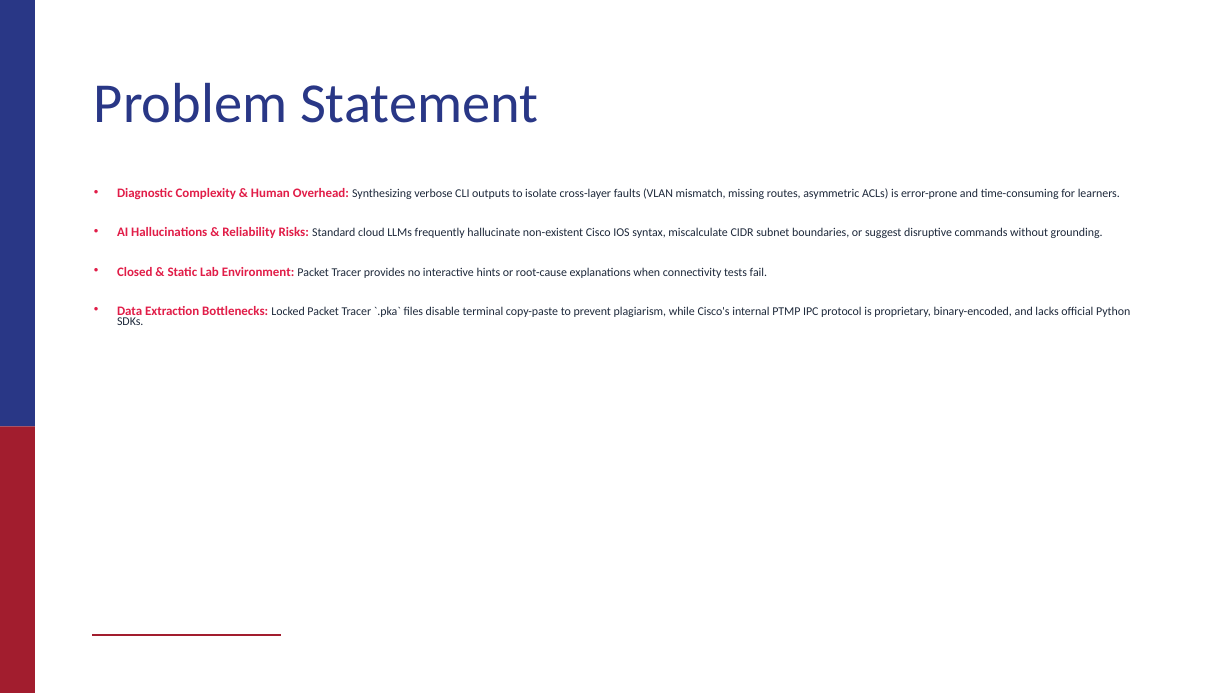
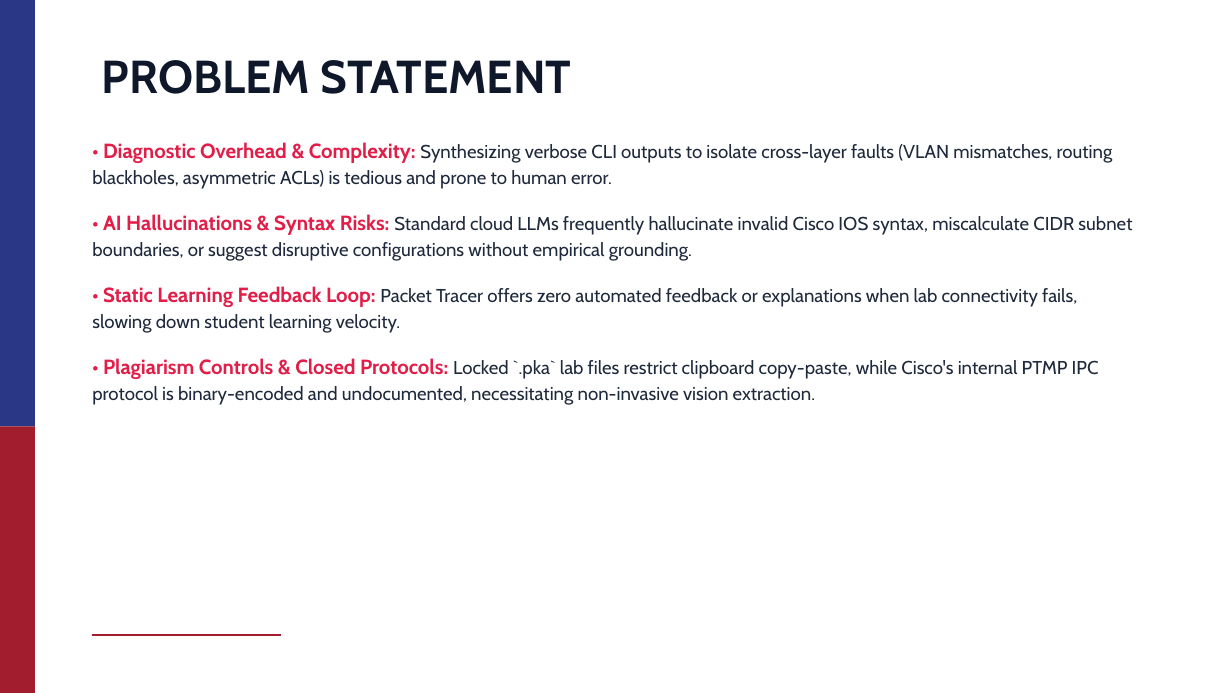
Before and after one commit to sanidhyaagrawal17/netsage-ai, a slide deck: slide 4 of docs/NetSage_AI_Synopsis_Presentation.pptx. Drawn at 1232x693 pixels with LibreOffice and Linux fonts; fonts in the diff are those of the drawing; background and template pictures are left out. Boxes give left, top, right and bottom in pixels: in the first picture for what was removed or moved away, otherwise in the second. Text is boxed around its words. In the diff, an @@ line names an element or a change of style, - is before the commit and + after.

Commit message:
docs: increase font sizes and standardize typography hierarchy across all slides

```diff
--- a/docs/NetSage_AI_Synopsis_Presentation.pptx
+++ b/docs/NetSage_AI_Synopsis_Presentation.pptx
@@ title at (x1=102, y1=60, x2=571, y2=94): text changed; size 44 to 36 pt; font Calibri to Cabin; text colour #293786 to #0F172A; bold on @@
-Problem Statement
+PROBLEM STATEMENT
@@ text at (x1=92, y1=142, x2=1132, y2=405): text changed; size 9.3 to 14.5 pt; font Calibri to Cabin @@
-• Diagnostic Complexity & Human Overhead: Synthesizing verbose CLI outputs to isolate cross-layer faults (VLAN mismatch, missing routes, asymmetric ACLs) is error-prone and time-consuming for learners.
-• AI Hallucinations & Reliability Risks: Standard cloud LLMs frequently hallucinate non-existent Cisco IOS syntax, miscalculate CIDR subnet boundaries, or suggest disruptive commands without grounding.
-• Closed & Static Lab Environment: Packet Tracer provides no interactive hints or root-cause explanations when connectivity tests fail.
-• Data Extraction Bottlenecks: Locked Packet Tracer `.pka` files disable terminal copy-paste to prevent plagiarism, while Cisco's internal PTMP IPC protocol is proprietary, binary-encoded, and lacks official Python SDKs.
+• Diagnostic Overhead & Complexity: Synthesizing verbose CLI outputs to isolate cross-layer faults (VLAN mismatches, routing blackholes, asymmetric ACLs) is tedious and prone to human error.
+• AI Hallucinations & Syntax Risks: Standard cloud LLMs frequently hallucinate invalid Cisco IOS syntax, miscalculate CIDR subnet boundaries, or suggest disruptive configurations without empirical grounding.
+• Static Learning Feedback Loop: Packet Tracer offers zero automated feedback or explanations when lab connectivity fails, slowing down student learning velocity.
+• Plagiarism Controls & Closed Protocols: Locked `.pka` lab files restrict clipboard copy-paste, while Cisco's internal PTMP IPC protocol is binary-encoded and undocumented, necessitating non-invasive vision extraction.
```
Also in this commit, not shown: 9 other slides changed.
